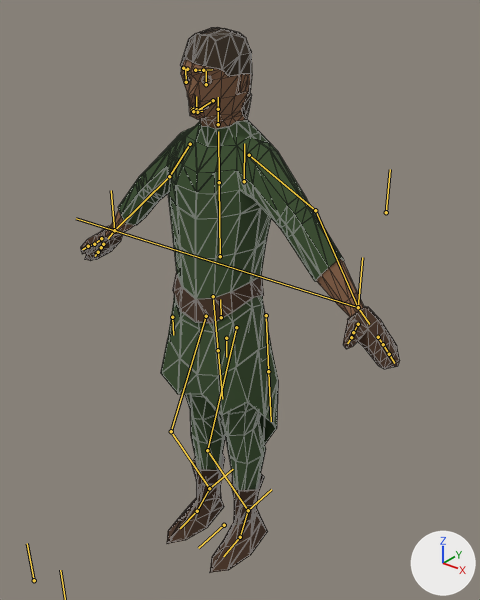
The glTF model Party/Olren/olren.glb: old version first, new version second.
Camera for both pictures: a 50 mm camera at (1.153, -1.351, 1.745) aimed at (0.028, 0.056, 0.873). The lights are fixed; the arrows at lower right show +X, +Y and +Z. The bones that bend it are drawn over the model as lines. Mesh edges are drawn as thin lines.

In view in the first picture: 'Belt.001', 'Body', 'Body.006', 'Cube.013', 'Gloves.001', 'Hair', 'Trousers.001'.
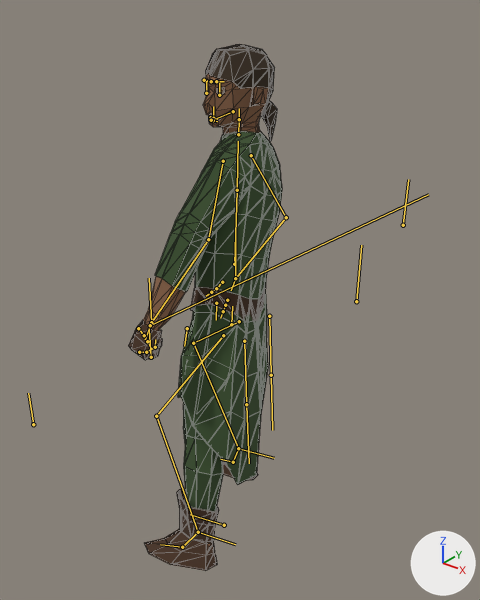
The newer file adds an action. The first version stands in its rest pose; the second is drawn at frame 3 of the action 'Dodge'.

What differs and where, as boxes [x1, y1, x2, y2] in the pictures (480 x 600 px):
'Cube.013', posed (44% narrower, 9% taller)
    before: [118, 120, 344, 444]
    after: [155, 131, 282, 484]
'Body', posed (48% narrower)
    before: [105, 58, 364, 512]
    after: [135, 72, 269, 546]
'Body.006', posed
    before: [167, 454, 268, 573]
    after: [144, 460, 258, 571]
'Trousers.001', posed
    before: [185, 305, 266, 525]
    after: [183, 312, 259, 512]
'Hair', posed
    before: [181, 27, 252, 120]
    after: [206, 44, 277, 141]
'Gloves.001', posed
    before: [81, 226, 400, 369]
    after: [128, 321, 162, 360]
'Belt.001', posed
    before: [173, 273, 264, 323]
    after: [191, 285, 266, 322]
bone 'root', root to tip
    before: (224, 525) to (198, 548)
    after: (224, 525) to (190, 514)
bone 'hip', root to tip
    before: (221, 317) to (220, 299)
    after: (231, 324) to (232, 306)
bone 'torso', root to tip
    before: (220, 256) to (219, 182)
    after: (234, 264) to (237, 190)
bone 'neck', root to tip
    before: (218, 124) to (218, 109)
    after: (238, 134) to (239, 119)
bone 'head', root to tip
    before: (218, 109) to (218, 97)
    after: (239, 119) to (239, 108)
bone 'upper_arm.R', root to tip
    before: (190, 144) to (169, 176)
    after: (251, 155) to (286, 217)
bone 'middle_arm.R', root to tip
    before: (169, 176) to (114, 230)
    after: (286, 217) to (235, 278)
bone 'thumb_base.R', root to tip
    before: (101, 238) to (94, 244)
    after: (222, 282) to (216, 288)
bone 'upper_arm.L', root to tip
    before: (249, 155) to (315, 210)
    after: (223, 161) to (208, 239)
bone 'fingers_base.L', root to tip
    before: (378, 337) to (383, 344)
    after: (139, 352) to (146, 352)
bone 'fingers_middle.L', root to tip
    before: (383, 344) to (389, 354)
    after: (146, 352) to (155, 347)
bone 'fingers_tips.L', root to tip
    before: (389, 354) to (394, 363)
    after: (155, 347) to (155, 339)
bone 'thumb_base.L', root to tip
    before: (358, 324) to (353, 332)
    after: (138, 328) to (144, 335)
bone 'thumb_middle.L', root to tip
    before: (353, 332) to (351, 337)
    after: (144, 335) to (147, 341)
bone 'thigh.L', root to tip
    before: (236, 327) to (207, 450)
    after: (223, 335) to (156, 416)
bone 'calf.L', root to tip
    before: (207, 450) to (248, 510)
    after: (156, 416) to (198, 532)
bone 'foot.L', root to tip
    before: (248, 510) to (240, 537)
    after: (198, 532) to (182, 547)
bone 'thigh.R', root to tip
    before: (206, 316) to (171, 431)
    after: (239, 321) to (193, 343)
bone 'calf.R', root to tip
    before: (171, 431) to (209, 488)
    after: (193, 343) to (238, 448)
bone 'foot.R', root to tip
    before: (209, 488) to (197, 511)
    after: (238, 448) to (233, 462)
bone 'front_tunic.L', root to tip
    before: (226, 338) to (226, 357)
    after: (187, 328) to (184, 346)
bone 'controller.L', root to tip
    before: (248, 510) to (271, 489)
    after: (198, 532) to (235, 544)
bone 'controller.R', root to tip
    before: (209, 488) to (233, 469)
    after: (238, 448) to (274, 458)

What changed in the scene script:
```text
Change bone_root:
    where bone_root = bpy.data.objects['Armature'].pose.bones['root']
    bone_root.rotation_quaternion: (1.0, 0.0, 0.0, 0.0) -> (0.797, 0.0, 0.0, 0.604)  # degrees (0, 0, 0) -> degrees (0, 0, 74)
Change bone_hip:
    where bone_hip = bpy.data.objects['Armature'].pose.bones['hip']  # child of 'root'
    bone_hip.location: (0.0, 0.0, 0.0) -> (-0.048, -0.043, -0.013)
    bone_hip.rotation_quaternion: (1.0, 0.0, 0.0, 0.0) -> (0.999, -0.011, 0.0, 0.04)  # degrees (0, 0, 0) -> degrees (-1, 0, 5)
Change bone_torso:
    where bone_torso = bpy.data.objects['Armature'].pose.bones['torso']  # child of 'hip'
    bone_torso.rotation_quaternion: (1.0, 0.0, 0.0, 0.0) -> (0.999, 0.027, 0.001, 0.038)  # degrees (0, 0, 0) -> degrees (3, 0, 4)
Change bone_neck:
    where bone_neck = bpy.data.objects['Armature'].pose.bones['neck']  # child of 'chest'
    bone_neck.rotation_quaternion: (1.0, 0.0, 0.0, 0.0) -> (0.981, 0.0, 0.194, 0.0)  # degrees (0, 0, 0) -> degrees (0, 22, 0)
Change bone_head:
    where bone_head = bpy.data.objects['Armature'].pose.bones['head']  # child of 'neck'
    bone_head.rotation_quaternion: (1.0, 0.0, 0.0, 0.0) -> (0.956, 0.029, 0.288, -0.042)  # degrees (0, 0, 0) -> degrees (2, 34, -4)
Change bone_upper_arm_r:
    where bone_upper_arm_r = bpy.data.objects['Armature'].pose.bones['upper_arm.R']  # child of 'chest'
    bone_upper_arm_r.rotation_quaternion: (1.0, 0.0, 0.0, 0.0) -> (0.965, -0.018, -0.144, 0.217)  # degrees (0, 0, 0) -> degrees (-6, -16, 26)
Change bone_middle_arm_r:
    where bone_middle_arm_r = bpy.data.objects['Armature'].pose.bones['middle_arm.R']  # child of 'upper_arm.R'
    bone_middle_arm_r.rotation_quaternion: (1.0, 0.0, 0.0, 0.0) -> (0.972, 0.231, 0.0, 0.038)  # degrees (0, 0, 0) -> degrees (27, -1, 4)
Change bone_thumb_base_r:
    where bone_thumb_base_r = bpy.data.objects['Armature'].pose.bones['thumb_base.R']  # child of 'hand.R'
    bone_thumb_base_r.rotation_quaternion: (1.0, 0.0, 0.0, 0.0) -> (0.92, -0.393, 0.0, 0.0)  # degrees (0, 0, 0) -> degrees (-46, 0, 0)
Change bone_upper_arm_l:
    where bone_upper_arm_l = bpy.data.objects['Armature'].pose.bones['upper_arm.L']  # child of 'chest'
    bone_upper_arm_l.rotation_quaternion: (1.0, 0.0, 0.0, 0.0) -> (0.96, 0.171, 0.159, -0.155)  # degrees (0, 0, 0) -> degrees (17, 21, -15)
Change bone_fingers_base_l:
    where bone_fingers_base_l = bpy.data.objects['Armature'].pose.bones['fingers_base.L']  # child of 'hand.L'
    bone_fingers_base_l.rotation_quaternion: (1.0, 0.0, 0.0, 0.0) -> (0.633, -0.172, -0.031, -0.754)  # degrees (0, 0, 0) -> degrees (-10, -17, -98)
Change bone_fingers_middle_l:
    where bone_fingers_middle_l = bpy.data.objects['Armature'].pose.bones['fingers_middle.L']  # child of 'fingers_base.L'
    bone_fingers_middle_l.rotation_quaternion: (1.0, 0.0, 0.0, 0.0) -> (0.937, -0.21, -0.022, -0.279)  # degrees (0, 0, 0) -> degrees (-23, -9, -31)
Change bone_fingers_tips_l:
    where bone_fingers_tips_l = bpy.data.objects['Armature'].pose.bones['fingers_tips.L']  # child of 'fingers_middle.L'
    bone_fingers_tips_l.rotation_quaternion: (1.0, 0.0, 0.0, 0.0) -> (0.824, -0.142, 0.201, -0.511)  # degrees (0, 0, 0) -> degrees (-27, 11, -66)
Change bone_thumb_base_l:
    where bone_thumb_base_l = bpy.data.objects['Armature'].pose.bones['thumb_base.L']  # child of 'hand.L'
    bone_thumb_base_l.rotation_quaternion: (1.0, 0.0, 0.0, 0.0) -> (0.461, -0.074, 0.599, -0.65)  # degrees (0, 0, 0) -> degrees (-72, 27, -129)
Change bone_thumb_middle_l:
    where bone_thumb_middle_l = bpy.data.objects['Armature'].pose.bones['thumb_middle.L']  # child of 'thumb_base.L'
    bone_thumb_middle_l.rotation_quaternion: (1.0, 0.0, 0.0, 0.0) -> (0.988, -0.089, 0.017, -0.126)  # degrees (0, 0, 0) -> degrees (-10, 1, -15)
Change bone_thigh_l:
    where bone_thigh_l = bpy.data.objects['Armature'].pose.bones['thigh.L']  # child of 'hip'
    bone_thigh_l.rotation_quaternion: (1.0, 0.0, 0.0, 0.0) -> (0.997, 0.068, 0.03, 0.034)  # degrees (0, 0, 0) -> degrees (8, 3, 4)
Change bone_calf_l:
    where bone_calf_l = bpy.data.objects['Armature'].pose.bones['calf.L']  # child of 'thigh.L'
    bone_calf_l.rotation_quaternion: (1.0, 0.0, 0.0, 0.0) -> (0.998, -0.066, 0.0, -0.001)  # degrees (0, 0, 0) -> degrees (-8, 0, 0)
Change bone_foot_l:
    where bone_foot_l = bpy.data.objects['Armature'].pose.bones['foot.L']  # child of 'calf.L'
    bone_foot_l.rotation_quaternion: (1.0, 0.0, 0.0, 0.0) -> (0.998, -0.056, -0.007, -0.041)  # degrees (0, 0, 0) -> degrees (-6, -1, -5)
Change bone_thigh_r:
    where bone_thigh_r = bpy.data.objects['Armature'].pose.bones['thigh.R']  # child of 'hip'
    bone_thigh_r.rotation_quaternion: (1.0, 0.0, 0.0, 0.0) -> (0.932, 0.228, 0.186, -0.211)  # degrees (0, 0, 0) -> degrees (23, 26, -20)
Change bone_calf_r:
    where bone_calf_r = bpy.data.objects['Armature'].pose.bones['calf.R']  # child of 'thigh.R'
    bone_calf_r.rotation_quaternion: (1.0, 0.0, 0.0, 0.0) -> (0.928, -0.373, 0.0, 0.006)  # degrees (0, 0, 0) -> degrees (-44, 0, 1)
Change bone_foot_r:
    where bone_foot_r = bpy.data.objects['Armature'].pose.bones['foot.R']  # child of 'calf.R'
    bone_foot_r.rotation_quaternion: (1.0, 0.0, 0.0, 0.0) -> (0.996, -0.021, 0.048, 0.066)  # degrees (0, 0, 0) -> degrees (-2, 6, 7)
Change bone_front_tunic_l:
    where bone_front_tunic_l = bpy.data.objects['Armature'].pose.bones['front_tunic.L']  # child of 'hip'
    bone_front_tunic_l.location: (0.0, 0.0, 0.0) -> (0.0, 0.004, 0.0)
    bone_front_tunic_l.rotation_quaternion: (1.0, 0.0, 0.0, 0.0) -> (-0.998, 0.065, 0.0, -0.018)  # degrees (0, 0, 0) -> degrees (-7, 0, 2)
Change bone_controller_l:
    where bone_controller_l = bpy.data.objects['Armature'].pose.bones['controller.L']  # child of 'root'
    bone_controller_l.location: (0.0, 0.0, 0.0) -> (-0.066, -0.05, 0.002)
Change bone_controller_r:
    where bone_controller_r = bpy.data.objects['Armature'].pose.bones['controller.R']  # child of 'root'
    bone_controller_r.location: (0.0, 0.0, 0.0) -> (0.061, -0.031, -0.131)
```
